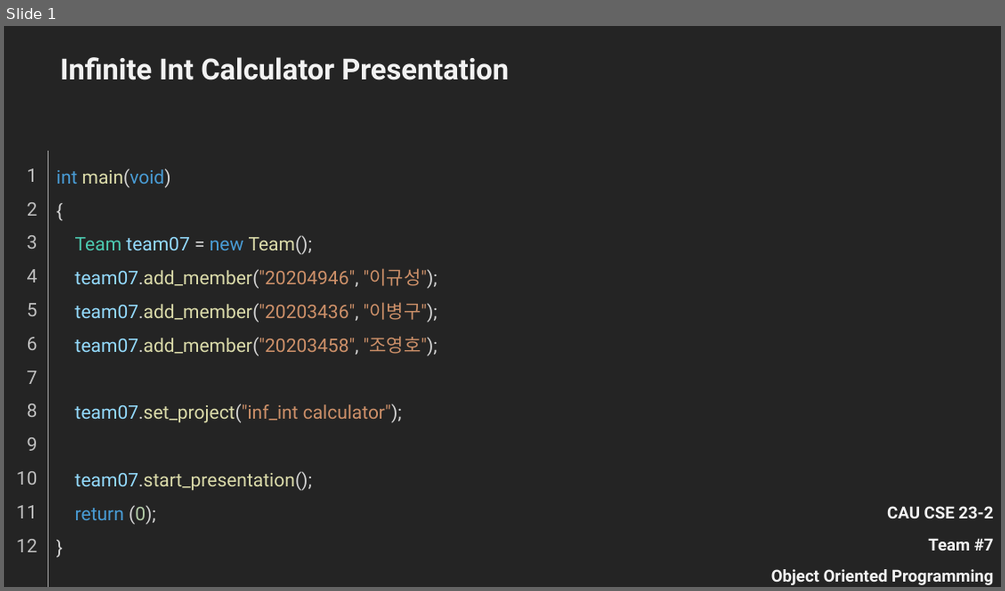
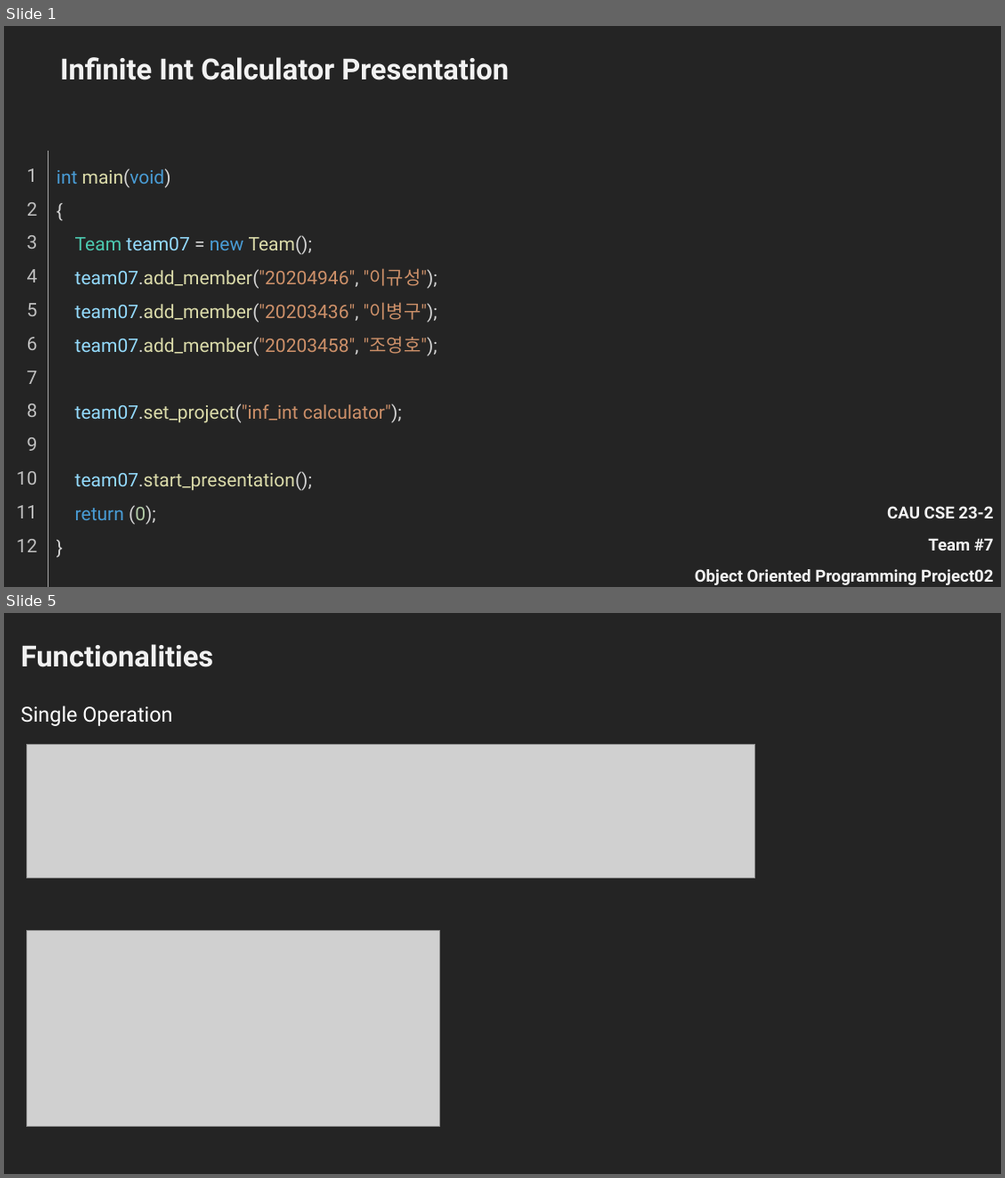
Before and after one commit to Tastypotato245/OOP_Project02, a slide deck: OOP_Project02_Team07.pptx. Shown one above the other, each under a label of ours: slide 1 before the commit, slides 1 and 5 after it; the slides between them are not shown. The pictures are 1005x591 and 1005x1178 pixels, drawn with LibreOffice and Linux fonts; fonts in the diff are those of the drawing; grey boxes stand for pictures. Boxes give left, top, right and bottom in pixels: in the first picture for what was removed or moved away, otherwise in the second. Text is boxed around its words. In the diff, an @@ line names an element or a change of style, - is before the commit and + after.

```diff
--- a/OOP_Project02_Team07.pptx
+++ b/OOP_Project02_Team07.pptx
@@ slide 5 added at (x1=4, y1=613, x2=1001, y2=1174), background #242424 @@
@@ text added at (x1=21, y1=644, x2=213, y2=667), 28 pt, text #F2F2F2, bold @@
+Functionalities
@@ text added at (x1=21, y1=706, x2=172, y2=726), 20 pt, text #FFFFFF @@
+Single Operation
@@ picture added at (x1=26, y1=744, x2=755, y2=877) @@
@@ picture added at (x1=26, y1=930, x2=440, y2=1126) @@
@@ slide 1 changed as well @@
@@ text "CAU CSE 23-2" moved from (x1=771, y1=506, x2=994, y2=585) to (x1=695, y1=506, x2=994, y2=585) @@
@@ text at (x1=695, y1=569, x2=993, y2=585): text changed @@
-Object Oriented Programming
+Object Oriented Programming Project02
```
Also in this commit, not shown: 9 other slides added, 3 slides removed, 1 other file.
